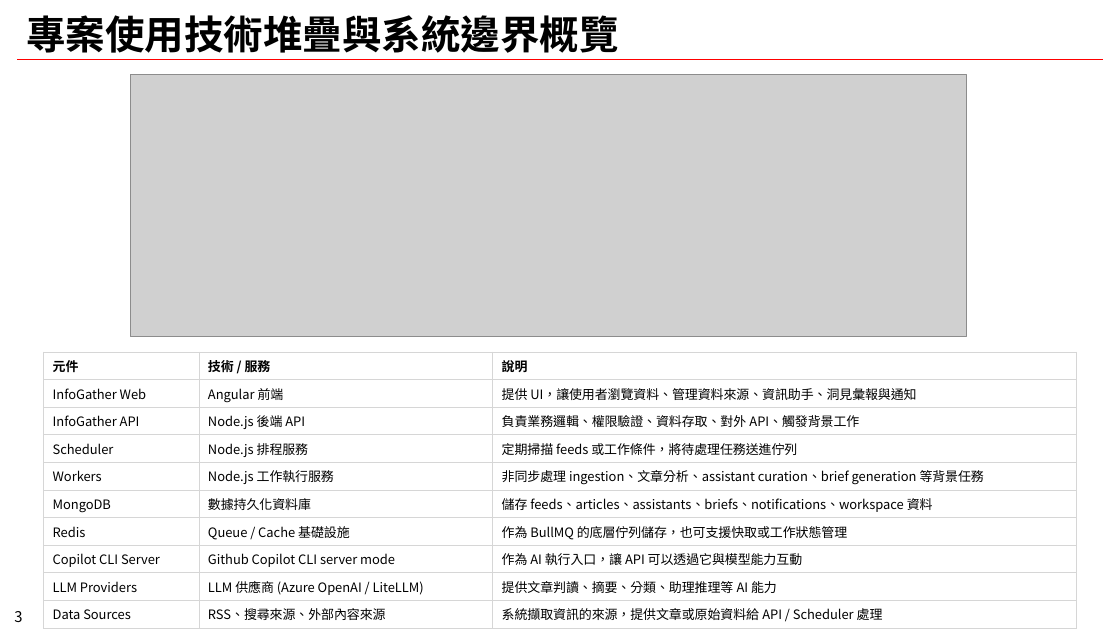
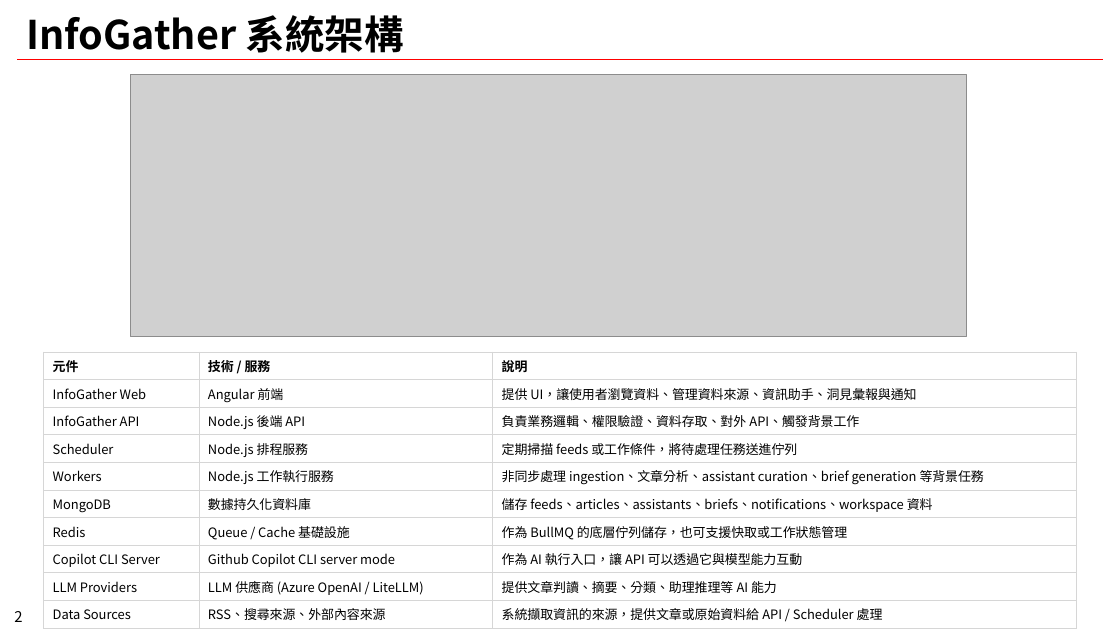
Before and after one commit to chunkai1312/temp, a slide deck: slide 2 of infogather.pptx (slide 3 before the commit). Drawn at 1120x630 pixels with LibreOffice and Linux fonts; fonts in the diff are those of the drawing; grey boxes stand for pictures; background and template pictures are left out. Boxes give left, top, right and bottom in pixels: in the first picture for what was removed or moved away, otherwise in the second. Text is boxed around its words. In the diff, an @@ line names an element or a change of style, - is before the commit and + after.

```diff
--- a/infogather.pptx
+++ b/infogather.pptx
@@ title at [26, 15, 404, 53]: text changed @@
-專案使用技術堆疊與系統邊界概覽
+InfoGather 系統架構
@@ page number at [14, 611, 22, 622]: text changed @@
-3
+2
```
Also in this commit, not shown: 2 other slides changed, 3 slides added, 5 slides removed.
